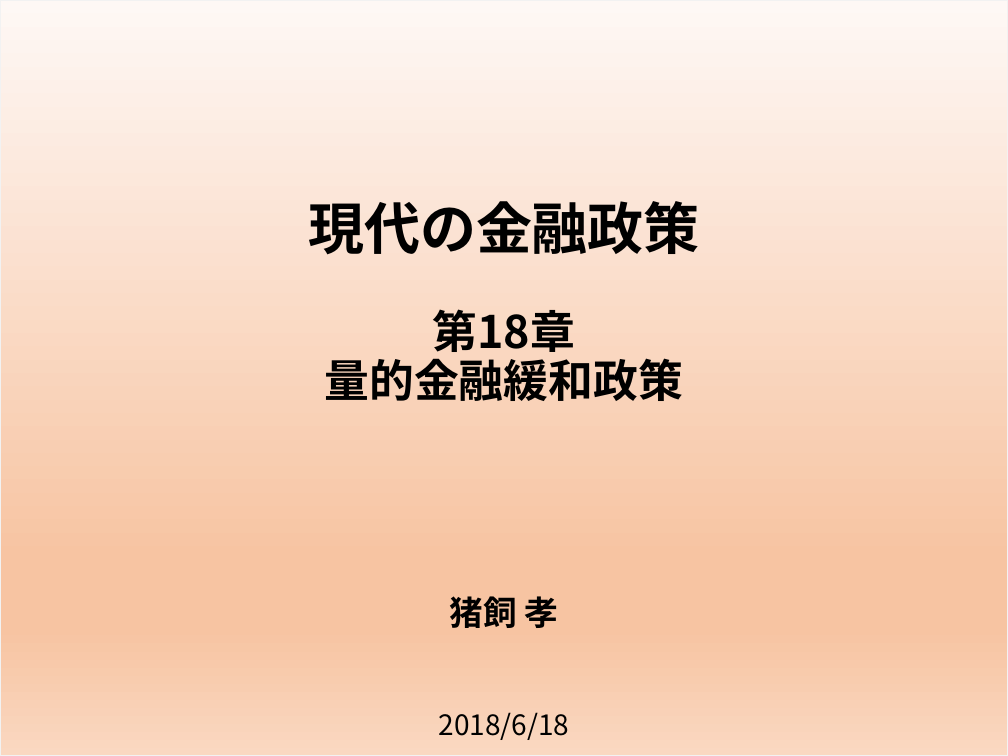
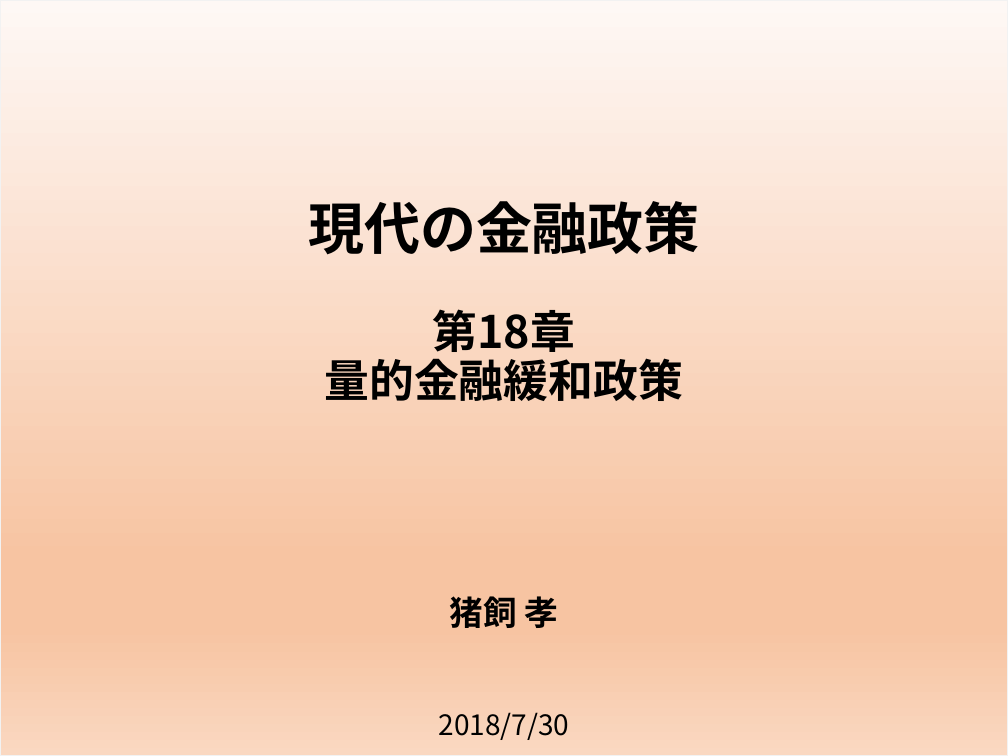
Before and after one commit to takashiikai1991/shirakawa, a slide deck: slide 1 of Sec_18/現代の金融政策_18.pptx. Drawn at 1008x756 pixels with LibreOffice and Linux fonts; fonts in the diff are those of the drawing. Boxes give left, top, right and bottom in pixels: in the first picture for what was removed or moved away, otherwise in the second. Text is boxed around its words. In the diff, an @@ line names an element or a change of style, - is before the commit and + after.

```diff
--- a/Sec_18/現代の金融政策_18.pptx
+++ b/Sec_18/現代の金融政策_18.pptx
@@ text at [438, 712, 569, 740]: text changed @@
-2018/6/18
+2018/7/30
```
Also in this commit, not shown: 4 other slides changed, 4 slides added.
